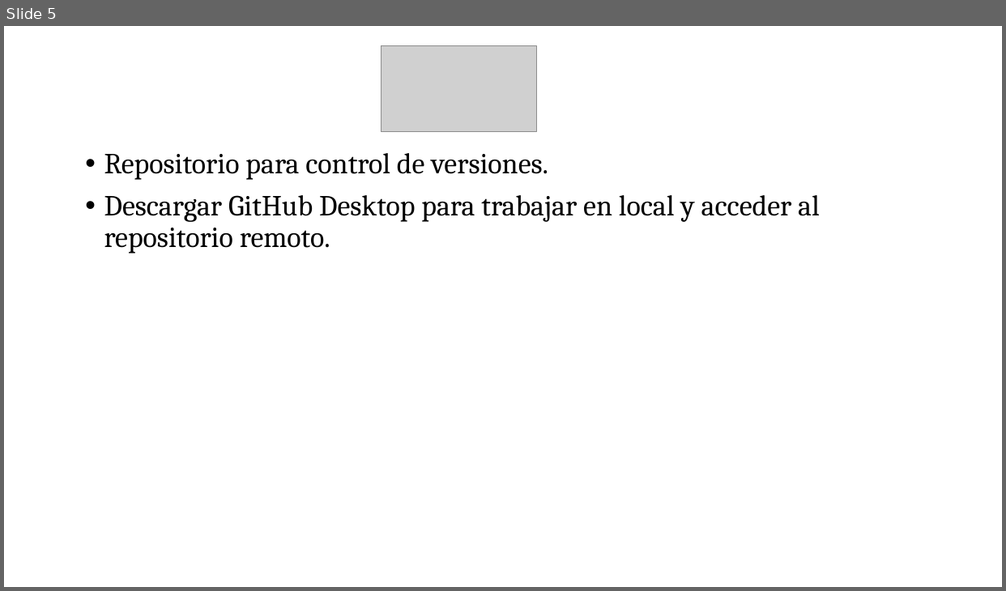
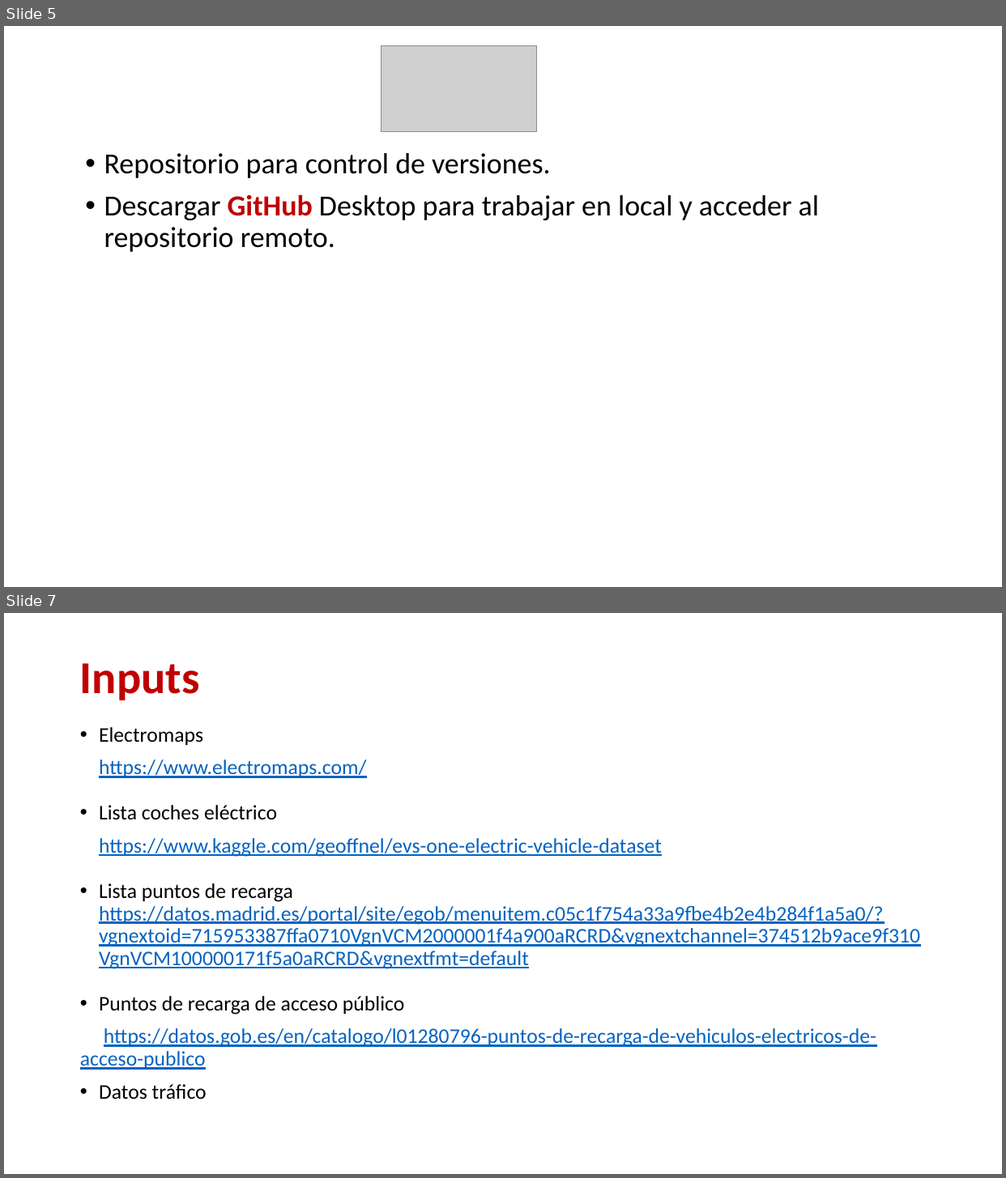
Before and after one commit to luciatomainodelacr/TFM, a slide deck: TFM.pptx. Shown one above the other, each under a label of ours: slide 5 before the commit, slides 5 and 7 after it; the slides between them are not shown. The pictures are 1006x591 and 1006x1178 pixels, drawn with LibreOffice and Linux fonts; fonts in the diff are those of the drawing; grey boxes stand for pictures. Boxes give left, top, right and bottom in pixels: in the first picture for what was removed or moved away, otherwise in the second. Text is boxed around its words. In the diff, an @@ line names an element or a change of style, - is before the commit and + after.

```diff
--- a/TFM.pptx
+++ b/TFM.pptx
@@ slide 7 added at bbox=[4, 613, 1002, 1174], background #FFFFFF @@
@@ title added at bbox=[80, 663, 200, 700], 44 pt, text #C00000, bold @@
+Inputs
@@ text added at bbox=[80, 727, 920, 1100], 20 pt, text #0563C1, underline @@
+• Electromaps
+https://www.electromaps.com/
+• Lista coches eléctrico
+https://www.kaggle.com/geoffnel/evs-one-electric-vehicle-dataset
+• Lista puntos de recarga https://datos.madrid.es/portal/site/egob/menuitem.c05c1f754a33a9fbe4b2e4b284f1a5a0/?vgnextoid=715953387ffa0710VgnVCM2000001f4a900aRCRD&vgnextchannel=374512b9ace9f310VgnVCM100000171f5a0aRCRD&vgnextfmt=default
+• Puntos de recarga de acceso público
+https://datos.gob.es/en/catalogo/l01280796-puntos-de-recarga-de-vehiculos-electricos-de-acceso-publico
+• Datos tráfico
@@ slide 5 changed as well @@
@@ text "Repositorio para control de versiones." at bbox=[104, 153, 819, 252]: font Cambria to Calibri; text colour #000000 to #C00000, bold on in "GitHub" @@
```
Also in this commit, not shown: 4 other slides changed, 2 other slides added, 1 other file.
